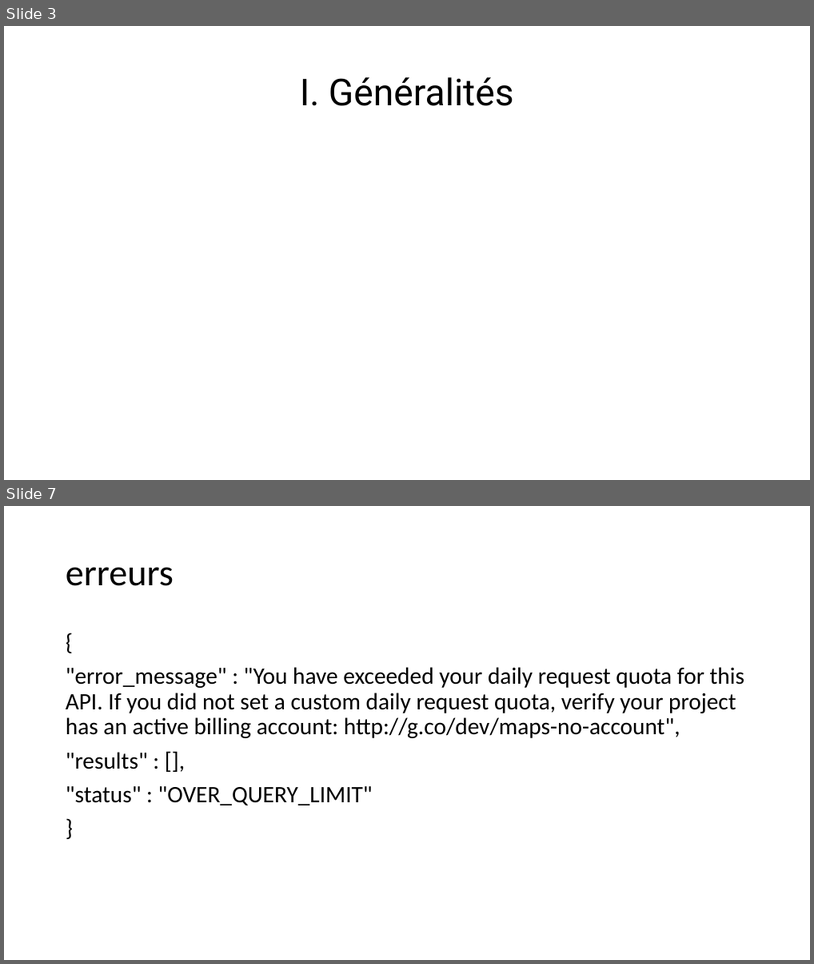
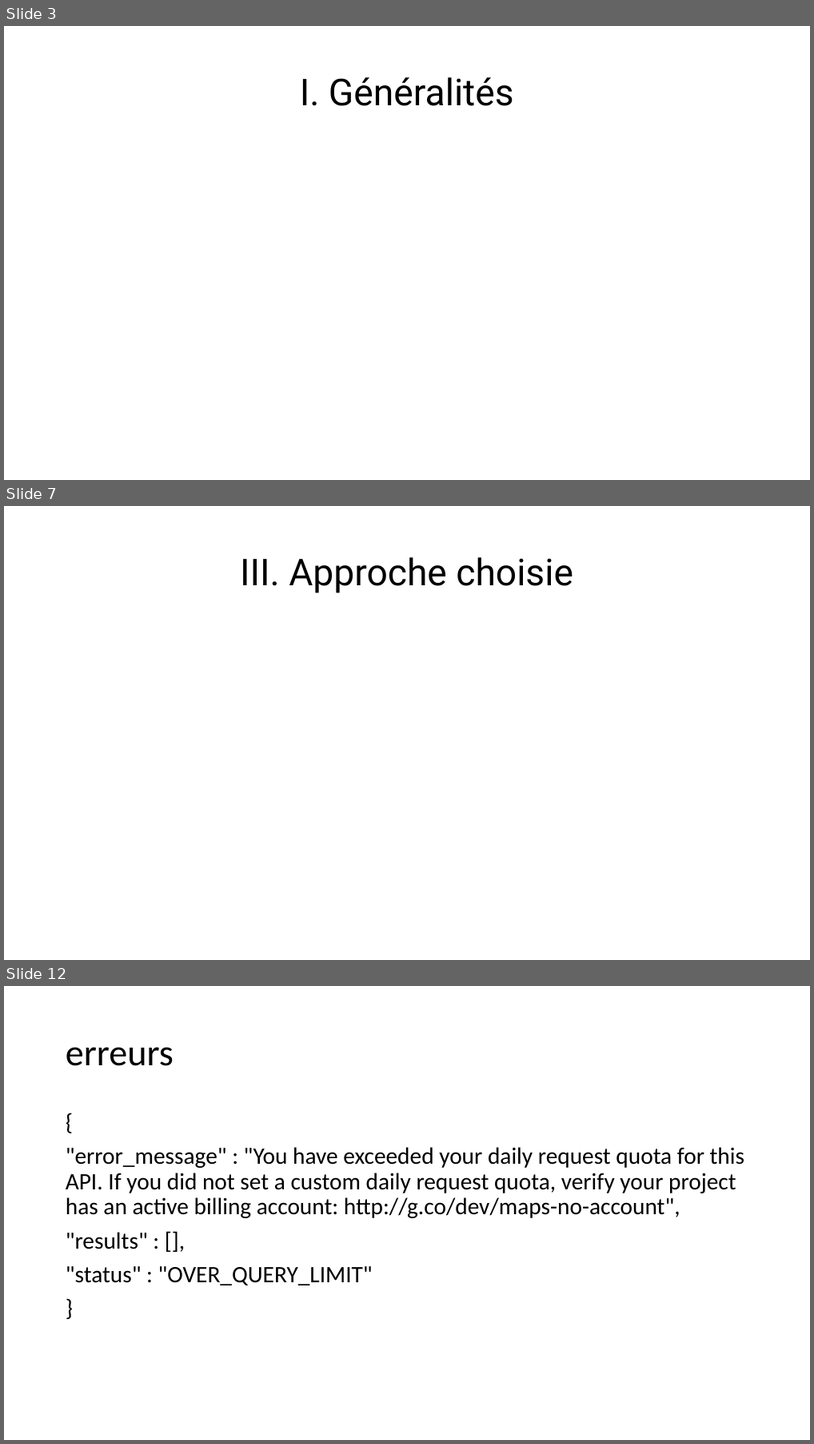
Before and after one commit to Maximedu13/Cr-ez-GrandPy-Bot-le-papy-robot, a slide deck: livrables/presentation_p7.pptx. Shown one above the other, each under a label of ours: slides 3 and 7 before the commit, slides 3, 7 and 12 after it; the slides between them are not shown. The pictures are 814x964 and 814x1444 pixels, drawn with LibreOffice and Linux fonts; fonts in the diff are those of the drawing. Boxes give left, top, right and bottom in pixels: in the first picture for what was removed or moved away, otherwise in the second. Text is boxed around its words. In the diff, an @@ line names an element or a change of style, - is before the commit and + after.

```diff
--- a/livrables/presentation_p7.pptx
+++ b/livrables/presentation_p7.pptx
@@ slide 7 added at (4, 506, 810, 960), background #FFFFFF @@
@@ title added at (240, 557, 574, 593), 44 pt, text #000000 @@
+III. Approche choisie
@@ what was slide 7 is now slide 12 @@
```
Also in this commit, not shown: 5 other slides added, 8 other files.
